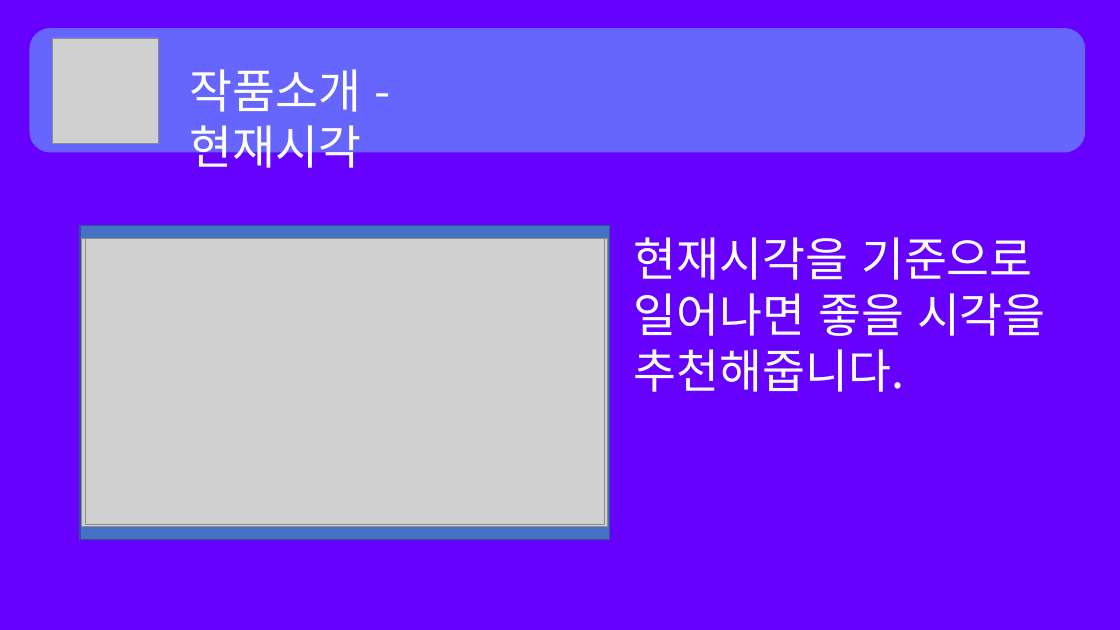
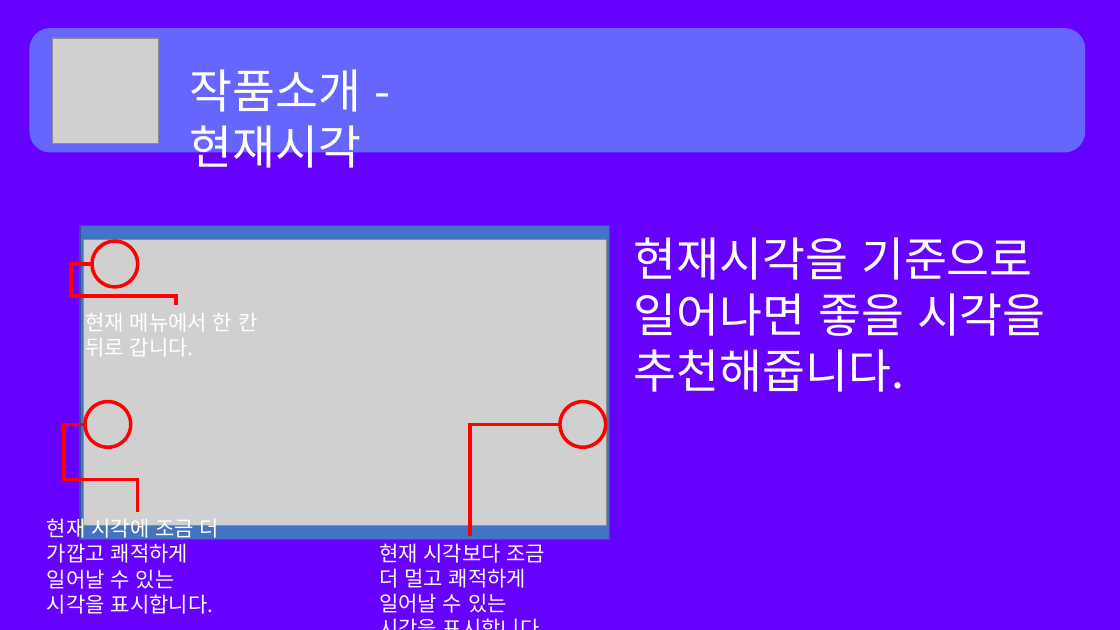
Before and after one commit to akfakf0509/1G2S_Web_Performance_assessment, a slide deck: slide 5 of 선린 수면 도우미 발표자료.pptx. Drawn at 1120x630 pixels with LibreOffice and Linux fonts; fonts in the diff are those of the drawing; grey boxes stand for pictures. Boxes give left, top, right and bottom in pixels: in the first picture for what was removed or moved away, otherwise in the second. Text is boxed around its words. In the diff, an @@ line names an element or a change of style, - is before the commit and + after.

```diff
--- a/선린 수면 도우미 발표자료.pptx
+++ b/선린 수면 도우미 발표자료.pptx
@@ picture removed at (85, 239, 604, 524) @@
@@ elbow line added from (92, 264) to (176, 305), #FF0000 3 pt @@
@@ ellipse added at (92, 241, 138, 287), outline #FF0000 3 pt @@
@@ text added at (85, 313, 257, 356), 18 pt, text #FFFFFF @@
+현재 메뉴에서 한 칸 뒤로 갑니다.
@@ ellipse added at (85, 402, 130, 447), outline #FF0000 3 pt @@
@@ ellipse added at (560, 402, 606, 447), outline #FF0000 3 pt @@
@@ elbow line added from (85, 424) to (138, 512), #FF0000 3 pt @@
@@ elbow line added from (560, 424) to (470, 536), #FF0000 3 pt @@
@@ text added at (47, 515, 219, 614), 18 pt, text #FFFFFF @@
+현재 시각에 조금 더 가깝고 쾌적하게 일어날 수 있는 시각을 표시합니다.
@@ text added at (379, 543, 546, 613), 18 pt, text #FFFFFF @@
+현재 시각보다 조금 더 멀고 쾌적하게 일어날 수 있는 시각을 표시합니다.
```
Also in this commit, not shown: 4 other slides changed.
